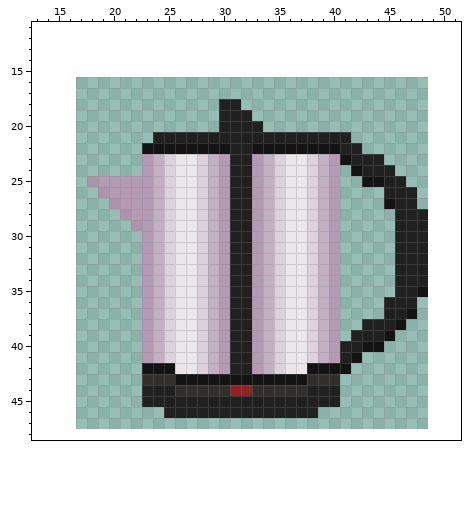
One commit to this pixel-art sprite: Assets/Objects/Chaleira.png. The picture above was drawn from the file before the commit.
The file is 32x32 pixels. Colours within 5 levels of each other are drawn and written as one. Shown: x 13..51, y 11..48. The old version is drawn lined up with the new one, on the new canvas.
After:
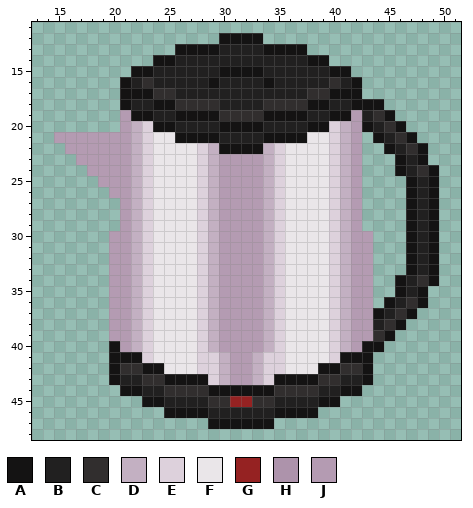
Palette (. is transparent): A #141313  B #212020  C #312e2e  D #c3b0c2  E #ddd1dc  F #eae6e9  G #952222  H #ad93ab  J #b49bb2
Changes in this commit:
canvas 32x32 -> 64x64, the old top-left corner now at 17,16
Changed rows in their new state; - is an unchanged pixel.
first column x 15:
12 ---------------AAAA----------------
13 -----------AAAABBBBAAAA------------
14 ---------AABBBBBBBBBBBBAA----------
15 -------AABBBBBBAAAABBBBBBAA--------
16 ------ABCBBBBBABBBBABBBBBCBA-------
17 ------AAACCBBBBBBBBBBBBCCAAA-------
18 ------ABBAACCCC--BBCCCCAABBAAA-----
19 ------JAABBAAAACCCCAAAABBAAJBCA----
20 ------JDEAABBBBAAAABBBBAAEDJABCA---
21 JJJJJJJDEFFAAAA----AAAAFFEDJ-ABCA--
22 -JJJJJJDEFFFFED-AA-DEFFFFEDJ--ABCA-
23 --JJJJJDEFF-----JJ-----FFEDJ..-ABA-
24 ---JJJJDEFF-----JJ-----FFEDJ...ABCA
25 ---.---DEFF-----JJ-----FFEDJ....ABA
26 ----.--DEFF-----JJ-----FFEDJ--..ABA
27 -----.-DEFF-----JJ-----FFEDJ--..ABA
28 ------JDEFF-----JJ-----FFEDJ---.A-A
29 ------JDEFF-----JJ-----FFEDJ---.A-A
30 -----JJDEFF-----JJ-----FFEDJJ--.A-A
31 -----JJDEFF-----JJ-----FFEDJJ--.A-A
32 -----JJDEFF-----JJ-----FFEDJJ--.A-A
33 -----JJDEFF-----JJ-----FFEDJJ--.A-A
34 -----JJDEFF-----JJ-----FFEDJJ--A-CA
35 -----JJDEFF-----JJ-----FFEDJJ--A---
36 -----JJDEFF-----JJ-----FFEDJJ-A-CA-
37 -----JJDEFF-----JJ-----FFEDJJA-C---
38 -----JJDEFF-----JJ-----FFEDJJ-C----
39 -----JJDEFF-----JJ-----FFEDJJC-----
40 -----AJDEFF-----JJ-----FFEDJ-------
41 -----AAAEFF---EDJJDE---FFEA-A------
42 -----ACC--F---EDJJDE---F--CCA------
43 -----ABB--A---EDJJDE---A--BBA------
44 ------AA--C---AAAAAA---C--AA-------
45 --------AA----CCGGCC----AA---------
46 ----------AAAA------AAAA-----------
47 --------------AAAAAA---------------
